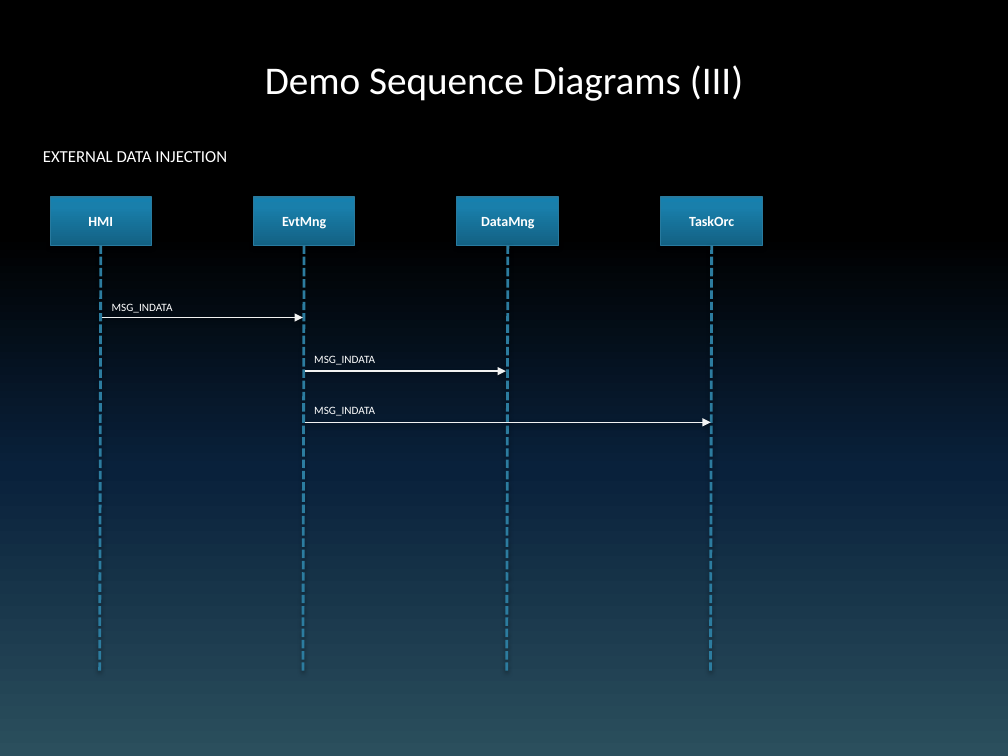
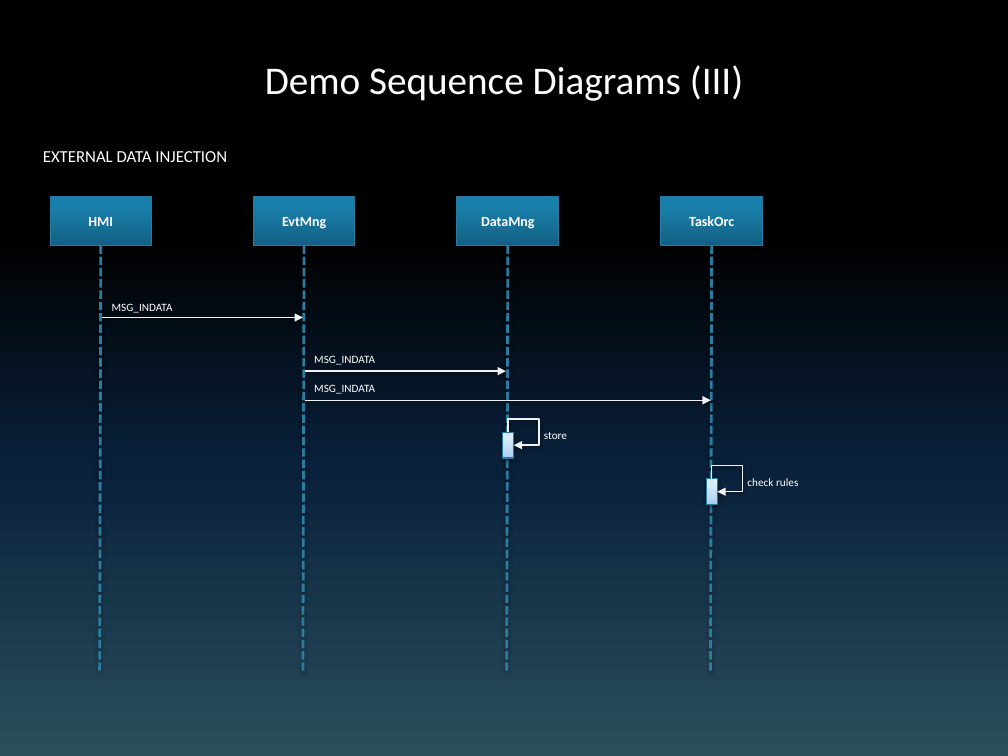
Before and after one commit to aardalath/qpf, a slide deck: slide 6 of doc/QPF_Prototype.pptx. Drawn at 1008x756 pixels with LibreOffice and Linux fonts; fonts in the diff are those of the drawing. Boxes give left, top, right and bottom in pixels: in the first picture for what was removed or moved away, otherwise in the second. Text is boxed around its words. In the diff, an @@ line names an element or a change of style, - is before the commit and + after.

```diff
--- a/doc/QPF_Prototype.pptx
+++ b/doc/QPF_Prototype.pptx
@@ text "MSG_INDATA": place and size @@
-text "MSG_INDATA" at bbox=[314, 406, 375, 416]
+text "MSG_INDATA" at bbox=[314, 384, 375, 394]
@@ arrow moved from (305, 422) - (711, 422) to (305, 400) - (711, 400) @@
@@ elbow arrow added from (508, 432) to (514, 446), #F2F2F2 1 pt @@
@@ rectangle added at bbox=[503, 432, 514, 459], fill gradient #A6CEEE to #C1DCF2 to #E7F2FB, outline #287A9E 0.75 pt @@
@@ text added at bbox=[544, 432, 567, 439], 8 pt, text #FFFFFF @@
+store
@@ rectangle added at bbox=[706, 479, 717, 505], fill gradient #A6CEEE to #C1DCF2 to #E7F2FB, outline #287A9E 0.75 pt @@
@@ elbow arrow added from (712, 479) to (718, 492), #F2F2F2 1 pt @@
@@ text added at bbox=[747, 478, 798, 486], 8 pt, text #FFFFFF @@
+check rules
```
Also in this commit, not shown: 2 other slides changed, 2 slides added, 2 other files.
